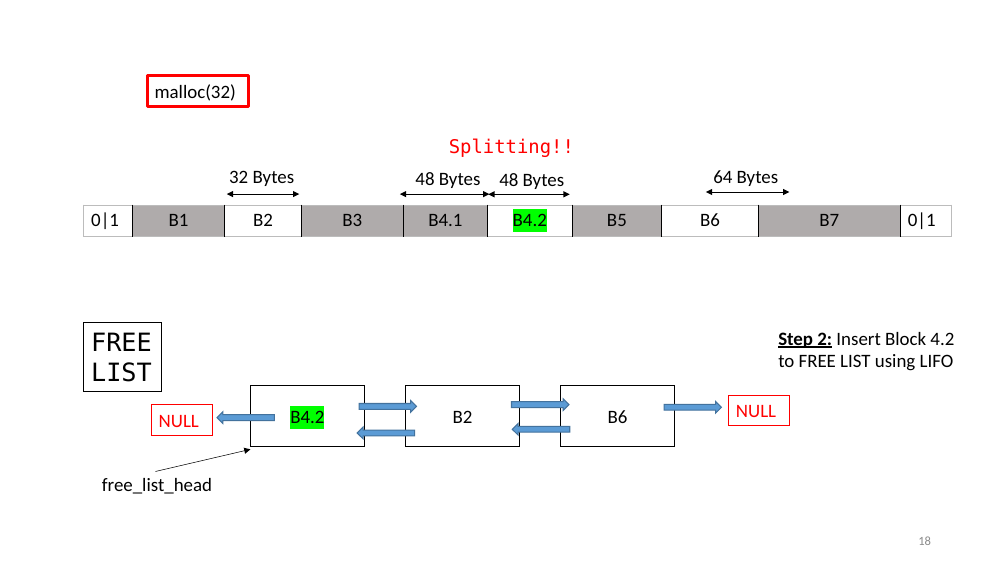
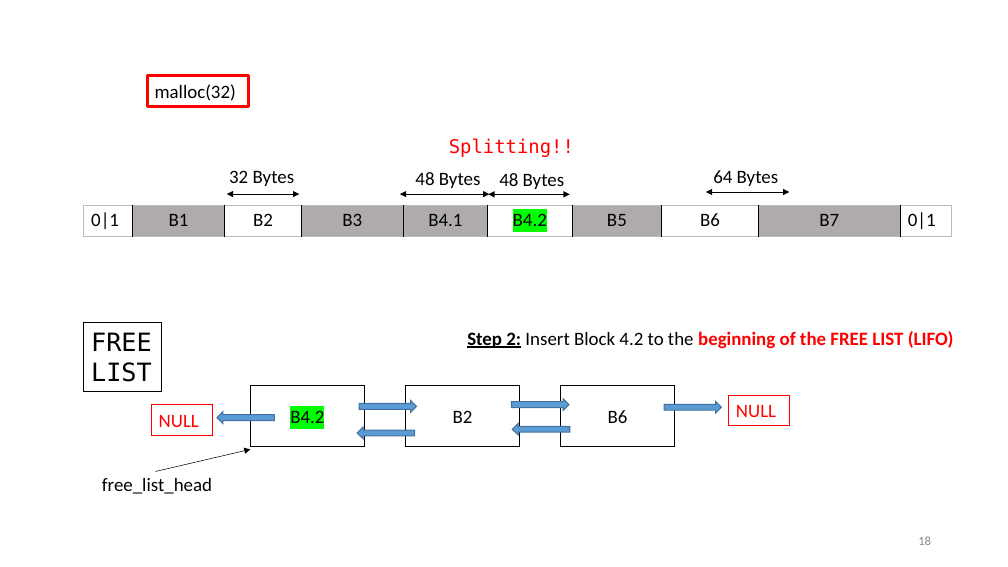
Before and after one commit to ded59/CS449, a slide deck: slide 18 of Recitation_12.pptx. Drawn at 1008x567 pixels with LibreOffice and Linux fonts; fonts in the diff are those of the drawing. Boxes give left, top, right and bottom in pixels: in the first picture for what was removed or moved away, otherwise in the second. Text is boxed around its words. In the diff, an @@ line names an element or a change of style, - is before the commit and + after.

```diff
--- a/Recitation_12.pptx
+++ b/Recitation_12.pptx
@@ text at <box>467,331,954,349</box>: text changed; text colour #000000 to #FF0000; bold on @@
-Step 2: Insert Block 4.2 to FREE LIST using LIFO
+Step 2: Insert Block 4.2 to the beginning of the FREE LIST (LIFO)
```
Also in this commit, not shown: 1 other file.
